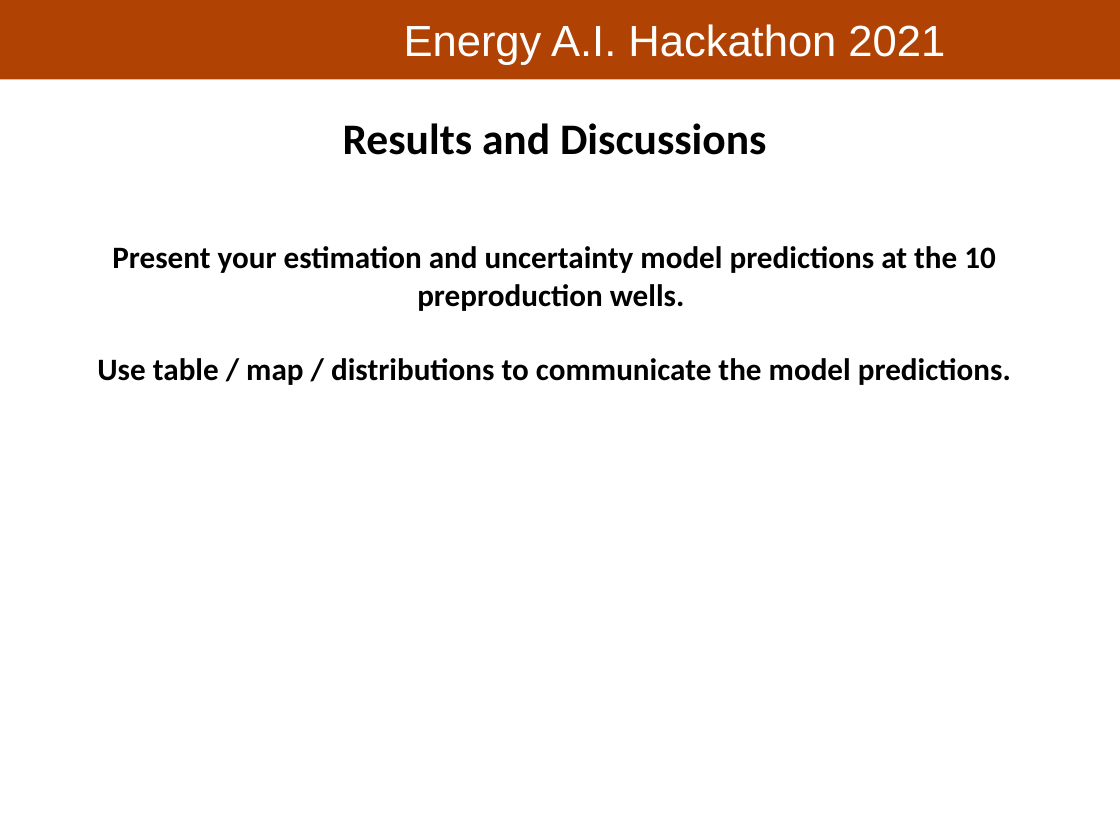
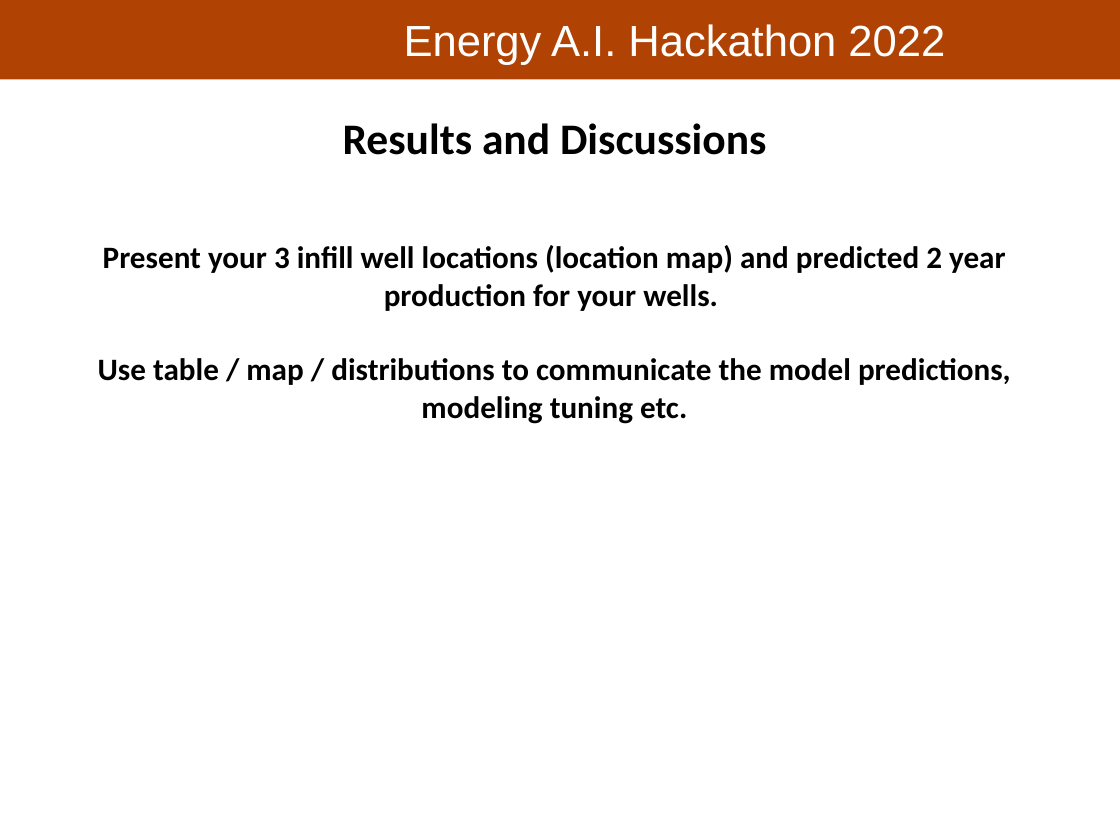
Before and after one commit to PGEHackathon/resources, a slide deck: slide 5 of Hackathon_PresentationTemplate.pptx. Drawn at 1120x840 pixels with LibreOffice and Linux fonts; fonts in the diff are those of the drawing; background and template pictures are left out. Boxes give left, top, right and bottom in pixels: in the first picture for what was removed or moved away, otherwise in the second. Text is boxed around its words. In the diff, an @@ line names an element or a change of style, - is before the commit and + after.

```diff
--- a/Hackathon_PresentationTemplate.pptx
+++ b/Hackathon_PresentationTemplate.pptx
@@ text at (x1=404, y1=24, x2=945, y2=65): text changed @@
-Energy A.I. Hackathon 2021
+Energy A.I. Hackathon 2022
@@ text at (x1=98, y1=245, x2=1011, y2=424): text changed @@
-Present your estimation and uncertainty model predictions at the 10 preproduction wells.
-Use table / map / distributions to communicate the model predictions.
+Present your 3 infill well locations (location map) and predicted 2 year production for your wells.
+Use table / map / distributions to communicate the model predictions, modeling tuning etc.
```
Also in this commit, not shown: 5 other slides changed, 1 other file.
